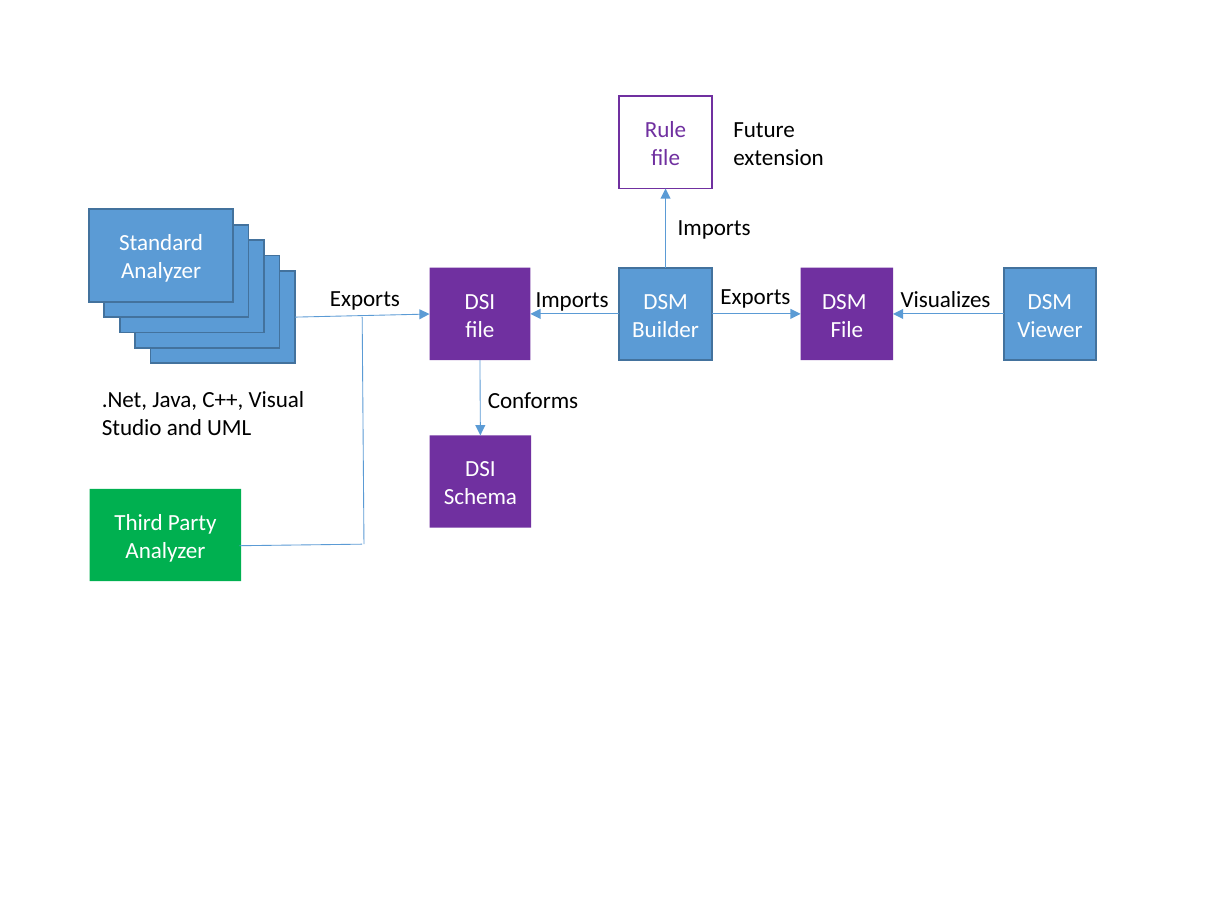
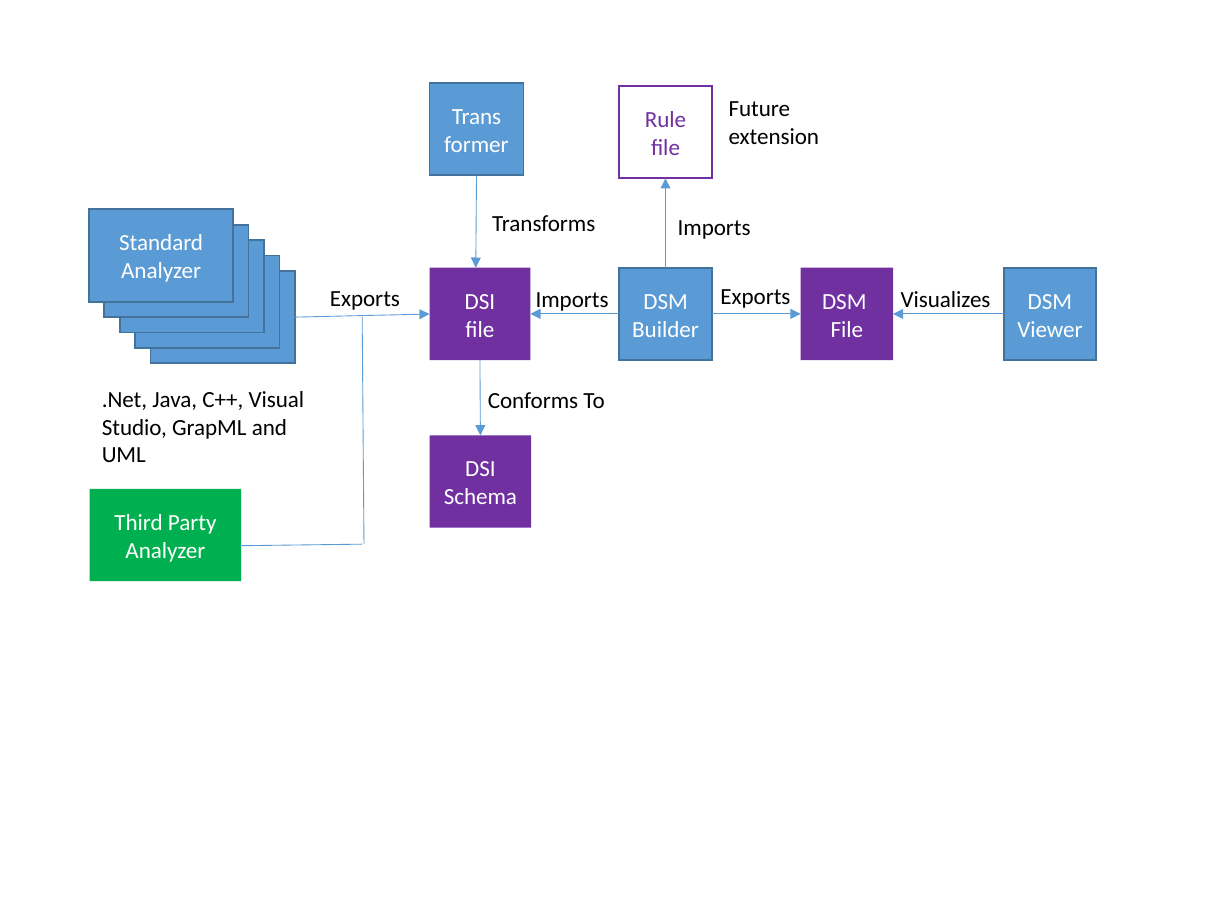
Before and after one commit to dsmsuite/dsmsuite.github.io, a slide deck: slide 1 of assets/img/Images.pptx. Drawn at 1232x924 pixels with LibreOffice and Linux fonts; fonts in the diff are those of the drawing. Boxes give left, top, right and bottom in pixels: in the first picture for what was removed or moved away, otherwise in the second. Text is boxed around its words. In the diff, an @@ line names an element or a change of style, - is before the commit and + after.

```diff
--- a/assets/img/Images.pptx
+++ b/assets/img/Images.pptx
@@ rectangle added at bbox=[430, 83, 524, 175], fill #5B9BD5, outline #43739E 1 pt, 13.5 pt, text #FFFFFF @@
+Trans
+former
@@ rectangle "Rule file": place and size @@
-rectangle "Rule file" at bbox=[620, 96, 712, 188]
+rectangle "Rule file" at bbox=[620, 86, 712, 179]
@@ text "Future extension": place and size @@
-text "Future extension" at bbox=[733, 122, 824, 165]
+text "Future extension" at bbox=[729, 101, 820, 144]
@@ arrow added from (477, 175) to (476, 267), #5B9BD5 0.5 pt @@
@@ arrow moved from (665, 267) - (665, 188) to (665, 267) - (665, 179) @@
@@ text added at bbox=[492, 215, 595, 231], 13.5 pt, text #000000 @@
+Transforms
@@ text at bbox=[102, 391, 305, 462]: text changed @@
-.Net, Java, C++, Visual Studio and UML
+.Net, Java, C++, Visual Studio, GrapML and UML
@@ text at bbox=[488, 392, 604, 408]: text changed @@
-Conforms
+Conforms To
```
Also in this commit, not shown: 6 other files.
